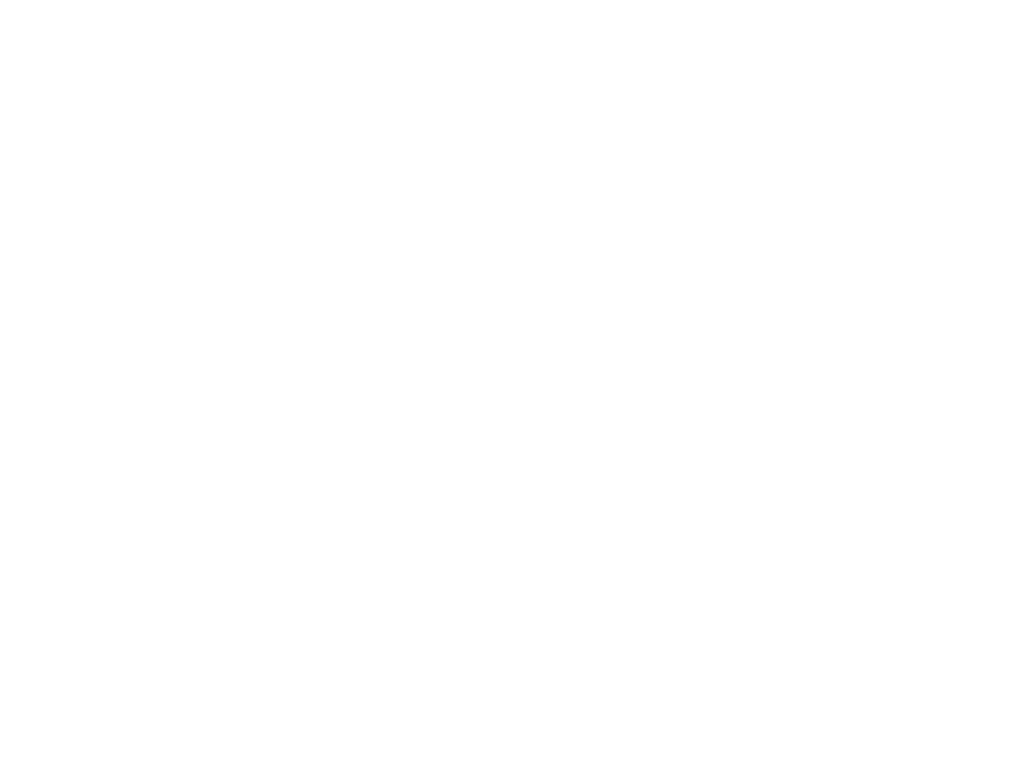
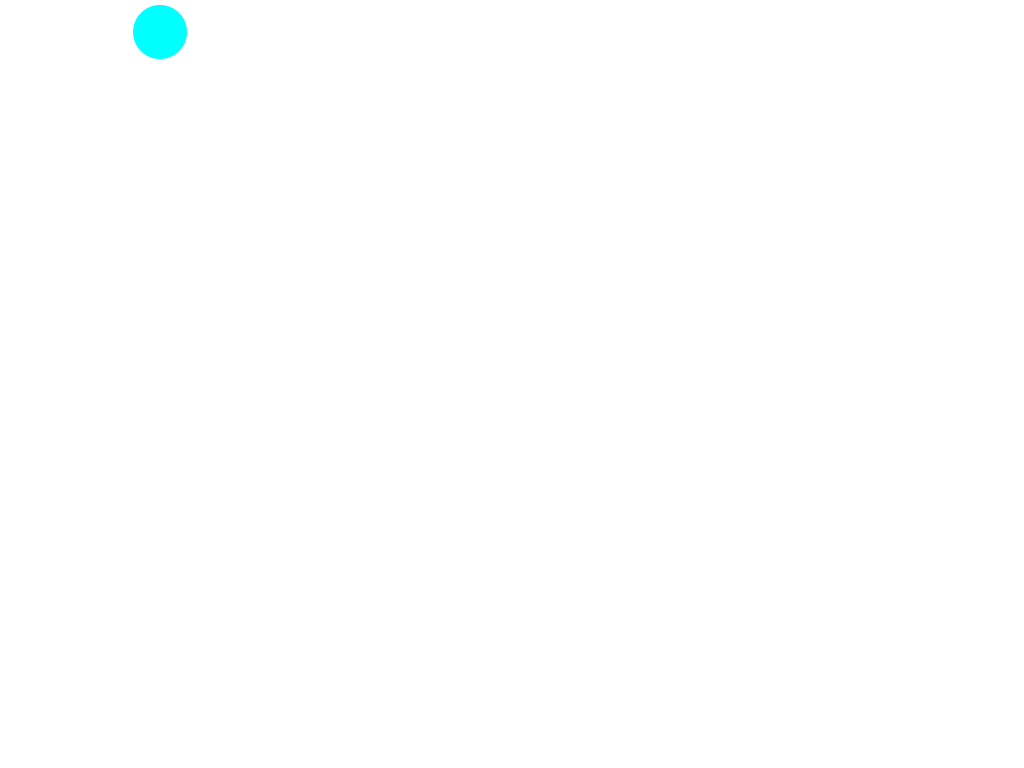
Layer changes from the first (1024, 768) image to the second:
added layer "Ellipse 1" above "Rectangle 1" over [133, 5, 187, 59]
